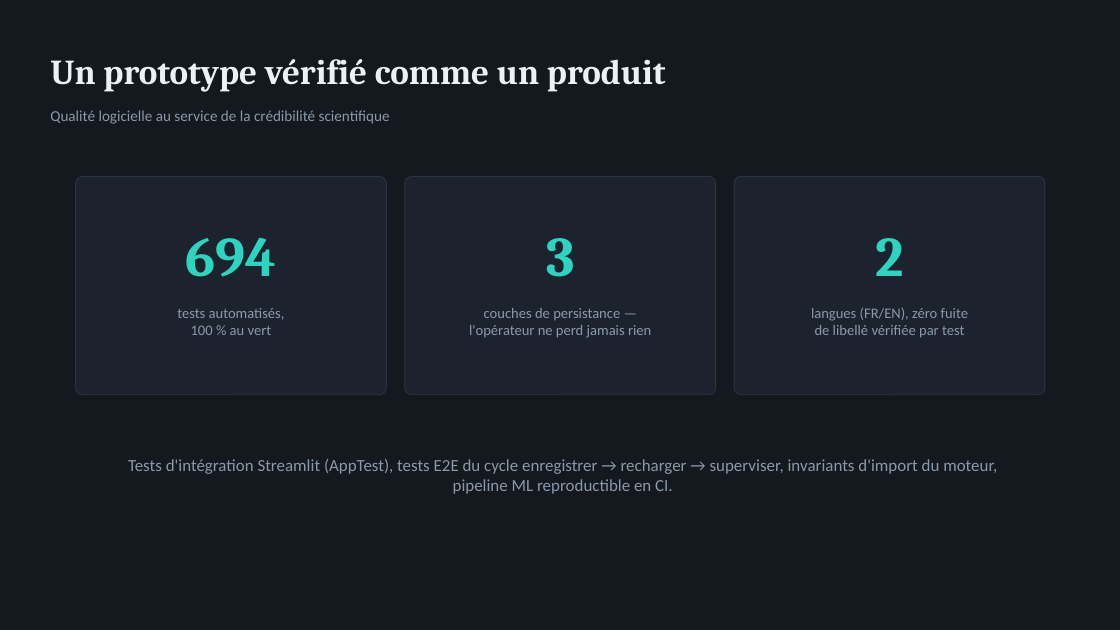
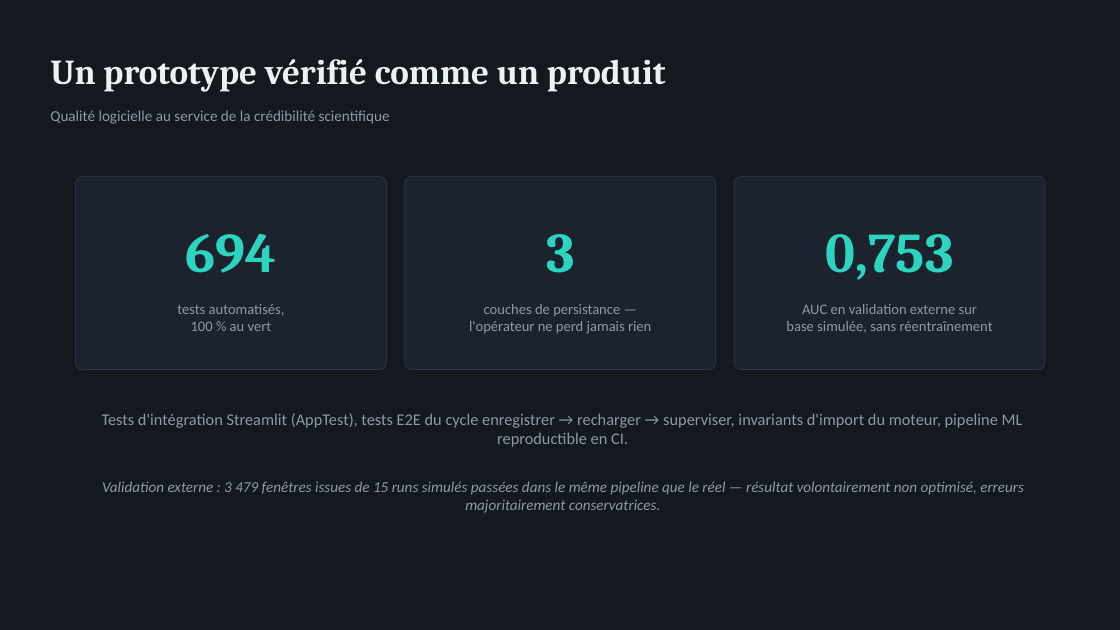
Before and after one commit to wilfried-mbeumi/rondol-process-supervision-demo, a slide deck: slide 13 of reports/soutenance/MBEUMI_Wilfried_SOUTENANCE.pptx. Drawn at 1120x630 pixels with LibreOffice and Linux fonts; fonts in the diff are those of the drawing. Boxes give left, top, right and bottom in pixels: in the first picture for what was removed or moved away, otherwise in the second. Text is boxed around its words. In the diff, an @@ line names an element or a change of style, - is before the commit and + after.

```diff
--- a/reports/soutenance/MBEUMI_Wilfried_SOUTENANCE.pptx
+++ b/reports/soutenance/MBEUMI_Wilfried_SOUTENANCE.pptx
@@ rounded rectangle: place and size @@
-rounded rectangle at <box>76,176,386,395</box>
+rounded rectangle at <box>76,176,386,370</box>
@@ rounded rectangle: place and size @@
-rounded rectangle at <box>405,176,716,395</box>
+rounded rectangle at <box>405,176,716,370</box>
@@ proportions changed in 3 elements at <box>76,176,386,370</box>, <box>405,176,716,370</box>, <box>734,176,1045,370</box> @@
@@ rounded rectangle: place and size @@
-rounded rectangle at <box>734,176,1045,395</box>
+rounded rectangle at <box>734,176,1045,370</box>
@@ text at <box>826,234,954,280</box>: text changed @@
-2
+0,753
@@ 4 texts: place and size @@
-4 texts at <box>177,238,651,338</box>
+4 texts at <box>177,234,651,334</box>
@@ text at <box>786,304,993,333</box>: text changed @@
-langues (FR/EN), zéro fuite
-de libellé vérifiée par test
+AUC en validation externe sur
+base simulée, sans réentraînement
@@ text "Tests d'intégration Streamlit (AppTest), tests ...": place and size @@
-text "Tests d'intégration Streamlit (AppTest), tests ..." at <box>128,459,997,494</box>
+text "Tests d'intégration Streamlit (AppTest), tests ..." at <box>102,413,1023,447</box>
@@ text "Tests d'intégration Streamlit (AppTest), tests ..." at <box>102,413,1023,447</box>: size 14.5 to 14 pt @@
@@ text added at <box>102,481,1024,513</box>, 13 pt, text #8B99A8, italic @@
+Validation externe : 3 479 fenêtres issues de 15 runs simulés passées dans le même pipeline que le réel — résultat volontairement non optimisé, erreurs majoritairement conservatrices.
```
Also in this commit, not shown: 2 other files.
